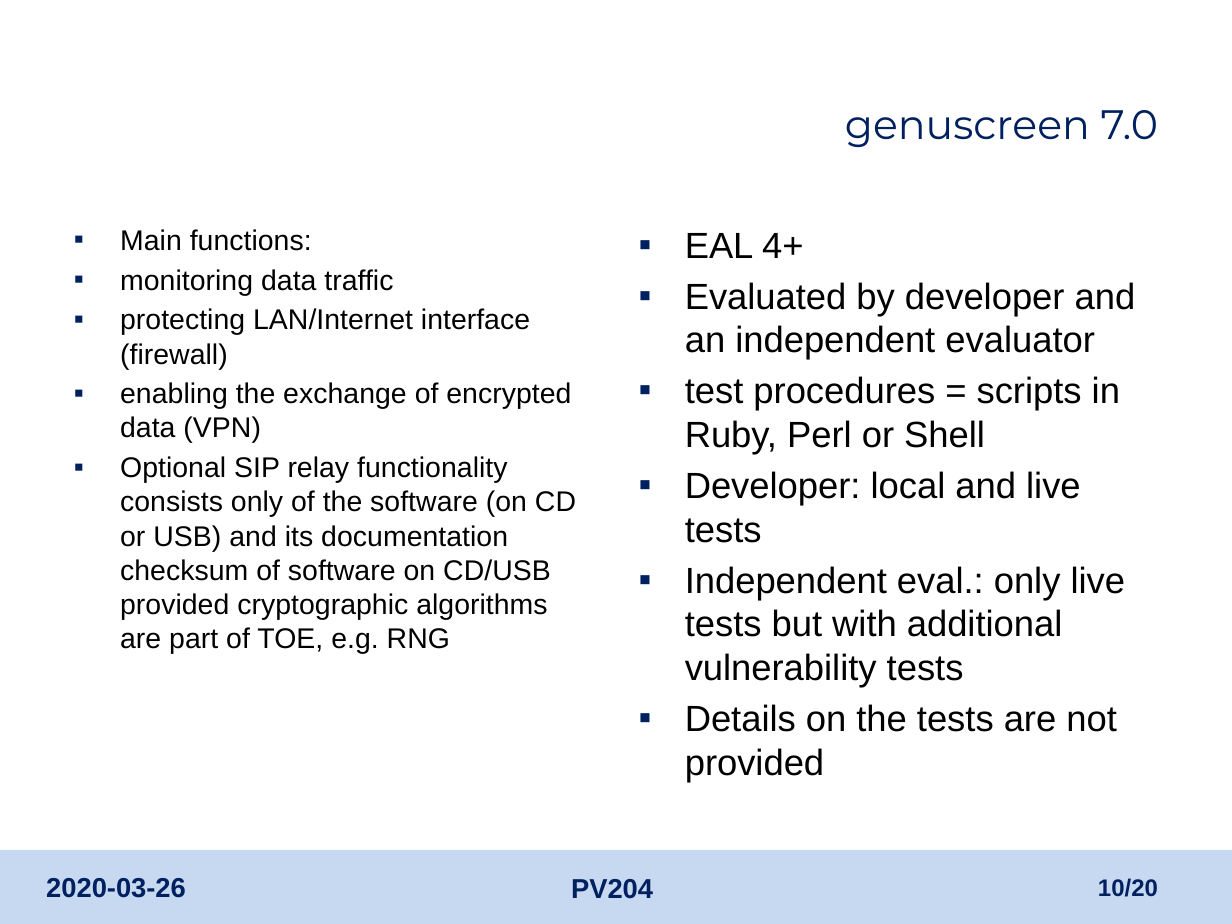
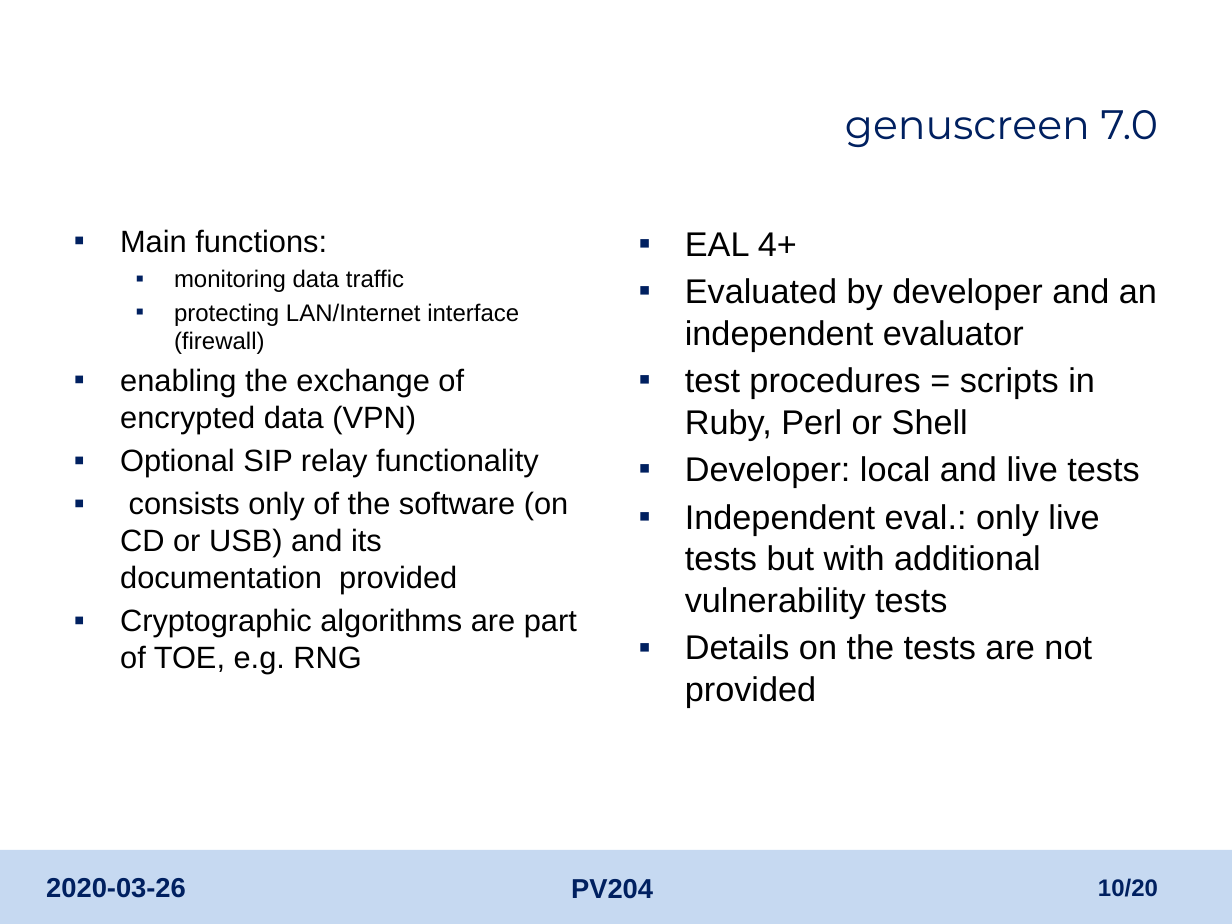
Before and after one commit to TomasMadeja/pv204_Team_Project_Supercalifragilisticexpialidocious, a slide deck: slide 10 of certificate_analysis/pv204_project_report.pptx. Drawn at 1232x924 pixels with LibreOffice and Linux fonts; fonts in the diff are those of the drawing; background and template pictures are left out. Boxes give left, top, right and bottom in pixels: in the first picture for what was removed or moved away, otherwise in the second. Text is boxed around its words. In the diff, an @@ line names an element or a change of style, - is before the commit and + after.

```diff
--- a/certificate_analysis/pv204_project_report.pptx
+++ b/certificate_analysis/pv204_project_report.pptx
@@ text at (x1=120, y1=229, x2=519, y2=434): size 16.6 to 18 pt in "Main functions:", "enabling the exchange of encrypted data (VPN)"; size 16.6 to 14 pt in "monitoring data traffic", "protecting LAN/Internet interface (firewall)"; list level 1 to 2 in "monitoring data traffic"; list level 1 to 2 in "protecting LAN/Internet interface (firewall)" @@
@@ text "EAL 4+" at (x1=685, y1=232, x2=1157, y2=707): size 21.3 to 20 pt @@
@@ text at (x1=120, y1=448, x2=577, y2=674): text changed; size 16.6 to 18 pt @@
-▪ Optional SIP relay functionality consists only of the software (on CD or USB) and its documentation checksum of software on CD/USB provided cryptographic algorithms are part of TOE, e.g. RNG
+▪ Optional SIP relay functionality
+▪ consists only of the software (on CD or USB) and its documentation provided
+▪ Cryptographic algorithms are part of TOE, e.g. RNG
```
Also in this commit, not shown: 2 other files.
